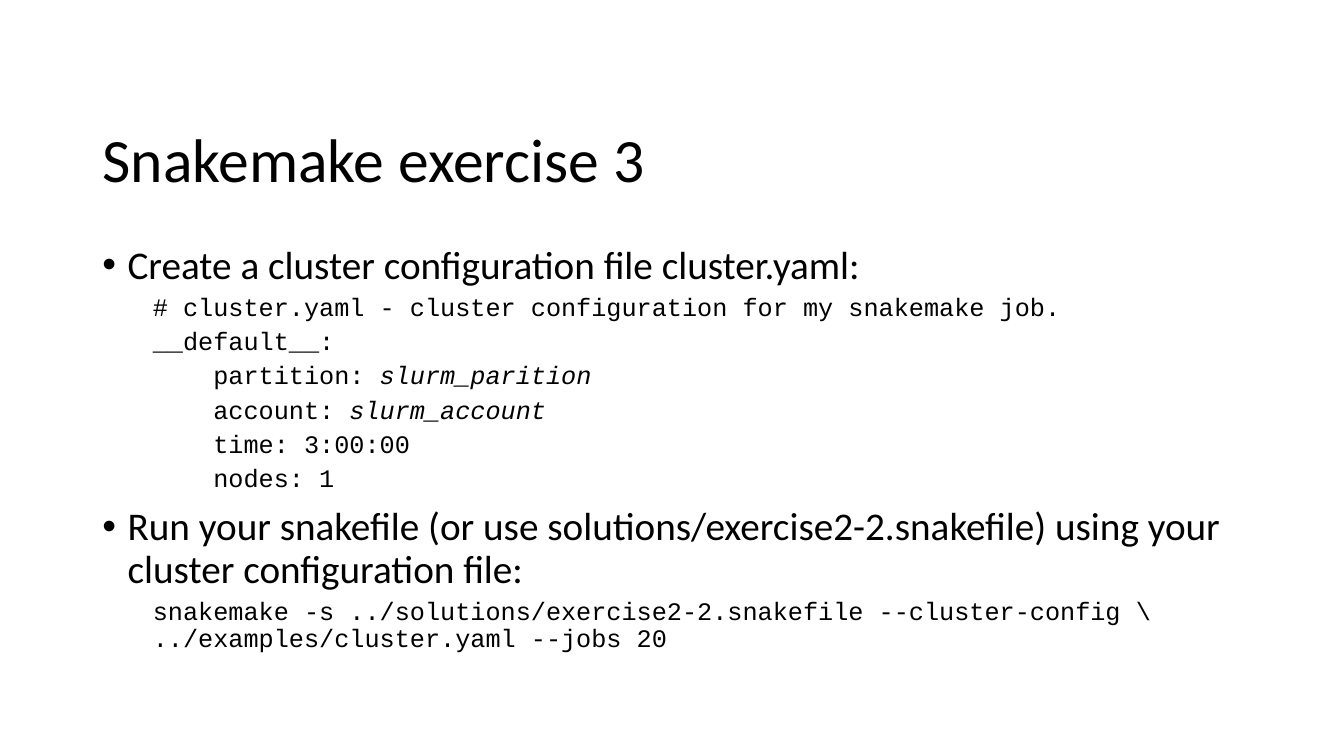
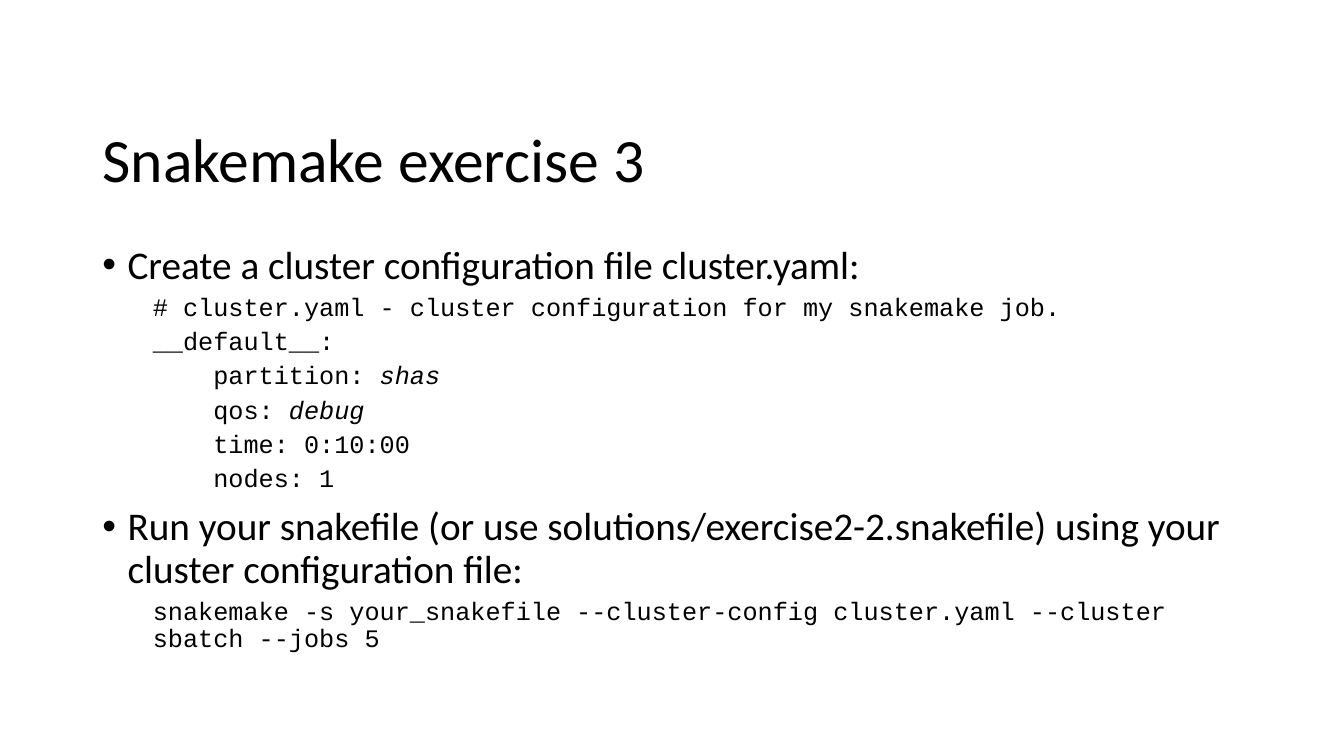
Before and after one commit to CHPC-UofU/rmacc-workflows, a slide deck: slide 17 of slides/workflow_tools.pptx (slide 14 before the commit). Drawn at 1344x756 pixels with LibreOffice and Linux fonts; fonts in the diff are those of the drawing; background and template pictures are left out. Boxes give left, top, right and bottom in pixels: in the first picture for what was removed or moved away, otherwise in the second. Text is boxed around its words. In the diff, an @@ line names an element or a change of style, - is before the commit and + after.

```diff
--- a/slides/workflow_tools.pptx
+++ b/slides/workflow_tools.pptx
@@ text at [213, 366, 440, 454]: text changed @@
-  partition: slurm_parition
-  account: slurm_account
-  time: 3:00:00
+  partition: shas
+  qos: debug
+  time: 0:10:00
@@ text at [153, 601, 1166, 653]: text changed @@
-  snakemake -s ../solutions/exercise2-2.snakefile --cluster-config \ ../examples/cluster.yaml --jobs 20
+  snakemake -s your_snakefile --cluster-config cluster.yaml --cluster sbatch --jobs 5
```
Also in this commit, not shown: 10 other slides changed, 6 slides added, 2 slides removed, 1 other file.
